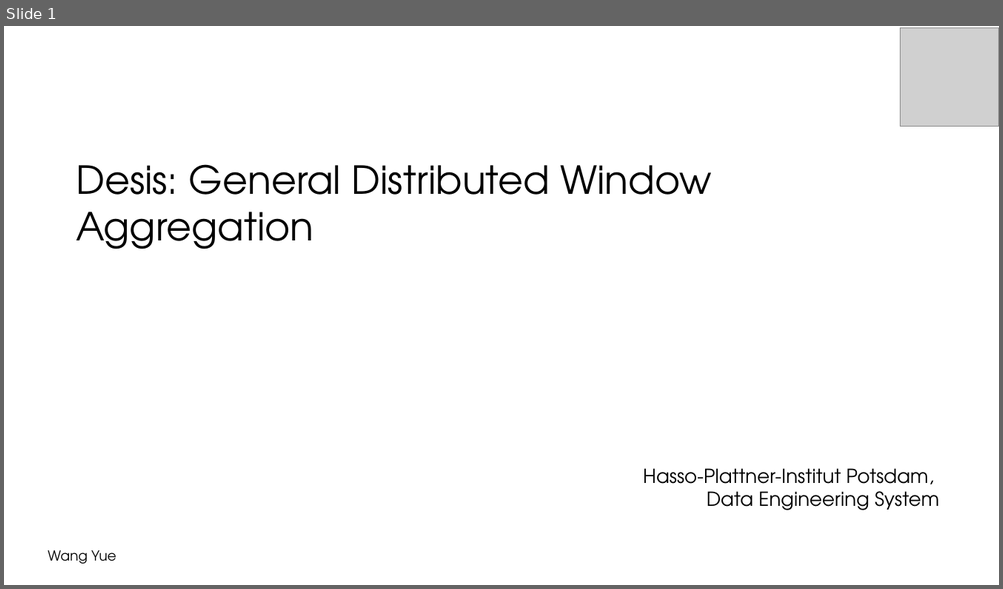
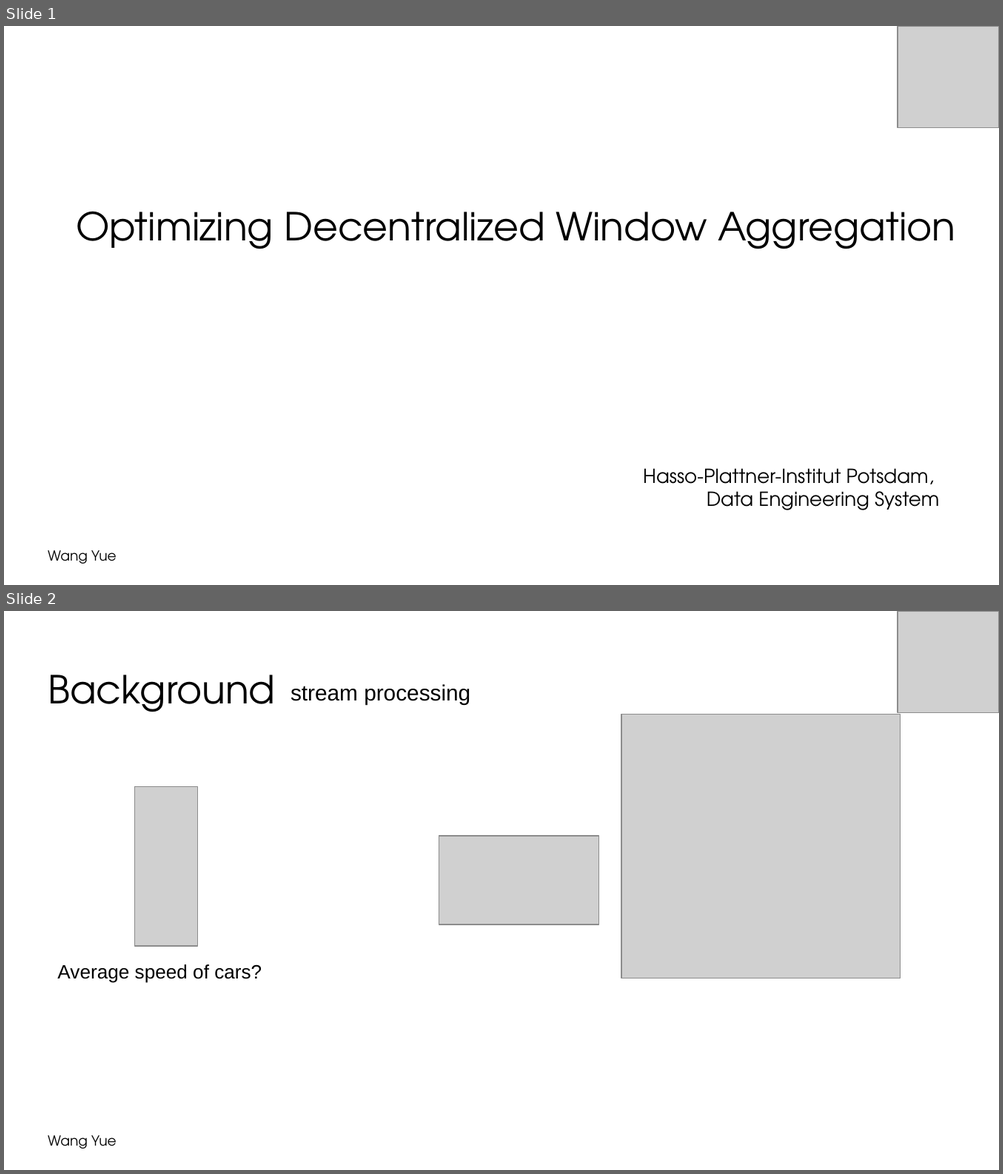
Before and after one commit to wywclmqf/DESengine, a slide deck: FigureScripts/symposium 2022-4.pptx. Shown one above the other, each under a label of ours: slide 1 before the commit, slides 1 and 2 after it. The pictures are 1003x589 and 1003x1174 pixels, drawn with LibreOffice and Linux fonts; fonts in the diff are those of the drawing; grey boxes stand for pictures; background and template pictures are left out. Boxes give left, top, right and bottom in pixels: in the first picture for what was removed or moved away, otherwise in the second. Text is boxed around its words. In the diff, an @@ line names an element or a change of style, - is before the commit and + after.

```diff
--- a/FigureScripts/symposium 2022-4.pptx
+++ b/FigureScripts/symposium 2022-4.pptx
@@ slide 2 added at bbox=[4, 611, 999, 1170], background #FFFFFF; not listed: 1 template element that a slide beside it also shows @@
@@ picture added at bbox=[897, 611, 999, 712] @@
@@ picture added at bbox=[900, 613, 999, 712] @@
@@ text added at bbox=[48, 675, 275, 712], 28 pt, text #000000 @@
+Background
@@ text added at bbox=[290, 684, 470, 704], 16 pt, text #000000 @@
+stream processing
@@ picture added at bbox=[620, 715, 899, 979] @@
@@ picture added at bbox=[134, 787, 197, 946] @@
@@ picture added at bbox=[438, 836, 599, 924] @@
@@ text added at bbox=[57, 965, 262, 983], 14 pt, text #000000 @@
+Average speed of cars?
@@ slide 1 changed as well @@
@@ picture added at bbox=[897, 26, 999, 127] @@
@@ title at bbox=[76, 211, 955, 249]: text changed @@
-Desis: General Distributed Window Aggregation
+Optimizing Decentralized Window Aggregation
```
Also in this commit, not shown: 29 other slides changed, 3 other slides added, 10 slides removed, 5 other files.
